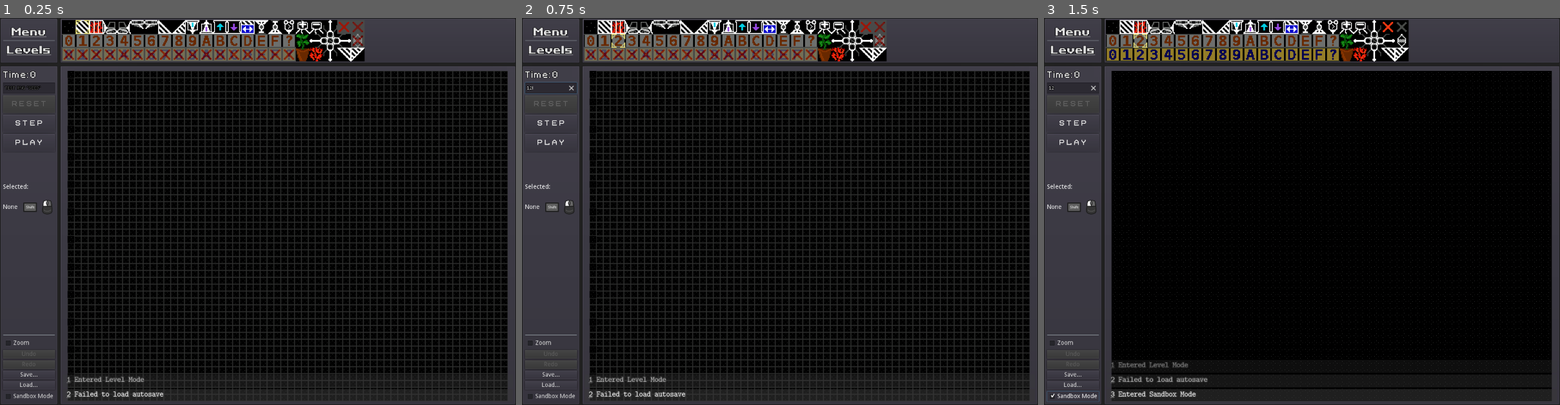
Above: before the commit, frames 1-3 (left to right).
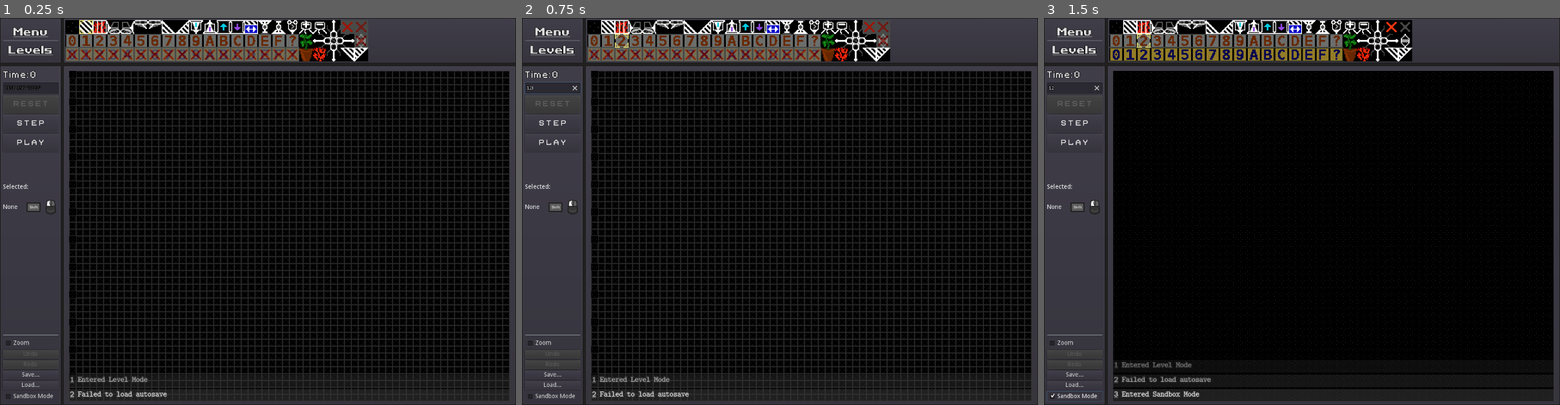
Above: after the commit, the same moments.

Repository: ColinYergin/Push-Factory
Game: Godot game, scene res://firstScene.tscn
Two runs of this game, one before a commit and one after it. Both use one fixed random seed, a clock stepped at 60 frames per second and the inputs below. This scene is started directly instead of the project's main scene.
Inputs (mouse positions are in pixels of both pictures, inside the frame that each line leads up to):
- Up to frame 1 (0.25 s): no input
- Up to frame 2 (0.75 s): click (552, 87) at 0.52 s; type "12" at 0.6 s
- Up to frame 3 (1.5 s): click "Sandbox Mode" at 1.25 s

The runs differ from the first frame. In frame 1, 21% of the frame differs, in the area x 1-99%, y 0-100%; in frame 2, 21%; in frame 3, 8.5%.

Commit message:
Move around some levels; adjust some styling

Diff:
--- a/firstScene.tscn
+++ b/firstScene.tscn
@@ -48,20 +48,20 @@
 script = ExtResource( 2 )
 
 [node name="PanelContainer" type="PanelContainer" parent="."]
-margin_right = 135.0
+margin_right = 143.0
 margin_bottom = 106.0
 
 [node name="VBoxContainer" type="VBoxContainer" parent="PanelContainer"]
 margin_left = 7.0
 margin_top = 17.0
-margin_right = 128.0
+margin_right = 136.0
 margin_bottom = 89.0
 size_flags_vertical = 4
 alignment = 1
 
 [node name="OpenMenuButton" type="LinkButton" parent="PanelContainer/VBoxContainer"]
-margin_left = 20.0
-margin_right = 101.0
+margin_left = 24.0
+margin_right = 105.0
 margin_bottom = 30.0
 focus_mode = 2
 size_flags_horizontal = 4
@@ -71,13 +71,13 @@
 
 [node name="HSeparator" type="HSeparator" parent="PanelContainer/VBoxContainer"]
 margin_top = 34.0
-margin_right = 121.0
+margin_right = 129.0
 margin_bottom = 38.0
 
 [node name="OpenLevelsButton" type="LinkButton" parent="PanelContainer/VBoxContainer"]
-margin_left = 9.0
+margin_left = 13.0
 margin_top = 42.0
-margin_right = 112.0
+margin_right = 116.0
 margin_bottom = 72.0
 focus_mode = 2
 size_flags_horizontal = 4
@@ -86,7 +86,7 @@
 text = "Levels"
 
 [node name="PanelContainer2" type="PanelContainer" parent="."]
-margin_left = 139.0
+margin_left = 147.0
 margin_right = 1200.0
 margin_bottom = 106.0
 rect_min_size = Vector2( 0, 106 )
@@ -116,17 +116,17 @@
 
 [node name="PanelContainer3" type="PanelContainer" parent="."]
 margin_top = 110.0
-margin_right = 135.0
+margin_right = 143.0
 margin_bottom = 900.0
 
 [node name="VBoxContainer" type="VBoxContainer" parent="PanelContainer3"]
 margin_left = 7.0
 margin_top = 7.0
-margin_right = 128.0
+margin_right = 136.0
 margin_bottom = 783.0
 
 [node name="TimeInfoLine" type="HBoxContainer" parent="PanelContainer3/VBoxContainer"]
-margin_right = 121.0
+margin_right = 129.0
 margin_bottom = 29.0
 rect_pivot_offset = Vector2( -1174, -68 )
 
@@ -165,7 +165,7 @@
 
 [node name="SeedLineEdit" type="LineEdit" parent="PanelContainer3/VBoxContainer"]
 margin_top = 33.0
-margin_right = 121.0
+margin_right = 129.0
 margin_bottom = 59.0
 size_flags_horizontal = 3
 custom_fonts/font = SubResource( 3 )
@@ -175,7 +175,7 @@
 
 [node name="ResetButton" type="Button" parent="PanelContainer3/VBoxContainer"]
 margin_top = 63.0
-margin_right = 121.0
+margin_right = 129.0
 margin_bottom = 104.0
 hint_tooltip = "[R]"
 custom_fonts/font = ExtResource( 8 )
@@ -184,7 +184,7 @@
 
 [node name="StepButton" type="Button" parent="PanelContainer3/VBoxContainer"]
 margin_top = 108.0
-margin_right = 121.0
+margin_right = 129.0
 margin_bottom = 149.0
 hint_tooltip = "[S]"
 custom_fonts/font = ExtResource( 8 )
@@ -192,7 +192,7 @@
 
 [node name="PlayCheckBox" type="Button" parent="PanelContainer3/VBoxContainer"]
 margin_top = 153.0
-margin_right = 121.0
+margin_right = 129.0
 margin_bottom = 194.0
 hint_tooltip = "[P]"
 custom_fonts/font = ExtResource( 8 )
@@ -232,13 +232,13 @@
 
 [node name="MarginContainer2" type="MarginContainer" parent="PanelContainer3/VBoxContainer"]
 margin_top = 198.0
-margin_right = 121.0
+margin_right = 129.0
 margin_bottom = 265.0
 size_flags_vertical = 3
 
 [node name="SelectionInfoLine" type="VBoxContainer" parent="PanelContainer3/VBoxContainer"]
 margin_top = 269.0
-margin_right = 121.0
+margin_right = 129.0
 margin_bottom = 341.0
 rect_min_size = Vector2( 0, 50 )
 rect_pivot_offset = Vector2( -1174, -68 )
@@ -246,14 +246,14 @@
 [Shift]+Right-Click to Clear"
 
 [node name="SelectionLabelLabel" type="Label" parent="PanelContainer3/VBoxContainer/SelectionInfoLine"]
-margin_right = 121.0
+margin_right = 129.0
 margin_bottom = 14.0
 text = "Selected:"
 align = 3
 
 [node name="SelectionLabel" type="Label" parent="PanelContainer3/VBoxContainer/SelectionInfoLine"]
 margin_top = 18.0
-margin_right = 121.0
+margin_right = 129.0
 margin_bottom = 32.0
 size_flags_horizontal = 3
 size_flags_vertical = 3
@@ -262,11 +262,11 @@
 
 [node name="NotSelectedLabel" type="HBoxContainer" parent="PanelContainer3/VBoxContainer/SelectionInfoLine"]
 margin_top = 36.0
-margin_right = 121.0
+margin_right = 129.0
 margin_bottom = 72.0
 
 [node name="NoneSelectedLabel" type="Label" parent="PanelContainer3/VBoxContainer/SelectionInfoLine/NotSelectedLabel"]
-margin_right = 41.0
+margin_right = 49.0
 margin_bottom = 36.0
 size_flags_horizontal = 3
 size_flags_vertical = 3
@@ -275,8 +275,8 @@
 autowrap = true
 
 [node name="ControllerTextureRect" type="TextureRect" parent="PanelContainer3/VBoxContainer/SelectionInfoLine/NotSelectedLabel"]
-margin_left = 45.0
-margin_right = 81.0
+margin_left = 53.0
+margin_right = 89.0
 margin_bottom = 36.0
 rect_min_size = Vector2( 36, 36 )
 size_flags_horizontal = 0
@@ -289,8 +289,8 @@
 max_width = 36
 
 [node name="ControllerTextureRect2" type="TextureRect" parent="PanelContainer3/VBoxContainer/SelectionInfoLine/NotSelectedLabel"]
-margin_left = 85.0
-margin_right = 121.0
+margin_left = 93.0
+margin_right = 129.0
 margin_bottom = 36.0
 rect_min_size = Vector2( 36, 36 )
 size_flags_horizontal = 0
@@ -473,7 +473,7 @@
 
 [node name="MarginContainer3" type="MarginContainer" parent="PanelContainer3/VBoxContainer"]
 margin_top = 345.0
-margin_right = 121.0
+margin_right = 129.0
 margin_bottom = 615.0
 size_flags_vertical = 3
 size_flags_stretch_ratio = 4.0
@@ -488,18 +488,18 @@
 
 [node name="HSeparator" type="HSeparator" parent="PanelContainer3/VBoxContainer"]
 margin_top = 619.0
-margin_right = 121.0
+margin_right = 129.0
 margin_bottom = 623.0
 
 [node name="ZoomCheckBox" type="CheckBox" parent="PanelContainer3/VBoxContainer"]
 margin_top = 627.0
-margin_right = 121.0
+margin_right = 129.0
 margin_bottom = 651.0
 text = "Zoom"
 
 [node name="UndoButton" type="Button" parent="PanelContainer3/VBoxContainer"]
 margin_top = 655.0
-margin_right = 121.0
+margin_right = 129.0
 margin_bottom = 675.0
 hint_tooltip = "[Ctrl]+[Z]"
 disabled = true
@@ -507,7 +507,7 @@
 
 [node name="RedoButton" type="Button" parent="PanelContainer3/VBoxContainer"]
 margin_top = 679.0
-margin_right = 121.0
+margin_right = 129.0
 margin_bottom = 699.0
 hint_tooltip = "[Ctrl]+[Y]
 [Ctrl]+[Shift]+[Z]"
@@ -515,13 +515,13 @@
 
 [node name="SaveButton" type="Button" parent="PanelContainer3/VBoxContainer"]
 margin_top = 703.0
-margin_right = 121.0
+margin_right = 129.0
 margin_bottom = 723.0
 text = "Save..."
 
 [node name="LoadButton" type="Button" parent="PanelContainer3/VBoxContainer"]
 margin_top = 727.0
-margin_right = 121.0
+margin_right = 129.0
 margin_bottom = 747.0
 text = "Load..."
 
@@ -543,9 +543,9 @@
 
 [node name="SandboxCheckBox" type="CheckBox" parent="PanelContainer3/VBoxContainer"]
 margin_top = 751.0
-margin_right = 121.0
+margin_right = 129.0
 margin_bottom = 775.0
-text = "Sandbox Mode"
+text = "Sandbox Mode  "
 
 [node name="SandboxConfirmationDialog" type="ConfirmationDialog" parent="PanelContainer3/VBoxContainer"]
 margin_right = 200.0
@@ -554,7 +554,7 @@
 dialog_autowrap = true
 
 [node name="PanelContainer4" type="PanelContainer" parent="."]
-margin_left = 139.0
+margin_left = 147.0
 margin_top = 110.0
 margin_right = 1200.0
 margin_bottom = 900.0
@@ -565,7 +565,7 @@
 [node name="ScrollContainer" type="ScrollContainer" parent="PanelContainer4"]
 margin_left = 7.0
 margin_top = 7.0
-margin_right = 1054.0
+margin_right = 1046.0
 margin_bottom = 783.0
 mouse_filter = 1
 
@@ -650,7 +650,7 @@
 [node name="UserLogVBox" type="VBoxContainer" parent="PanelContainer4"]
 margin_left = 7.0
 margin_top = 7.0
-margin_right = 1054.0
+margin_right = 1046.0
 margin_bottom = 783.0
 mouse_filter = 2
 theme = SubResource( 1 )
--- a/project.godot
+++ b/project.godot
@@ -275,7 +275,6 @@
 
 [rendering]
 
-quality/driver/driver_name="GLES2"
 vram_compression/import_etc=true
 vram_compression/import_etc2=false
 environment/default_clear_color=Color( 0.133333, 0.133333, 0.133333, 1 )
--- a/root.gd
+++ b/root.gd
@@ -155,6 +155,7 @@
 			can_mark_level_as_completed = false
 	if can_mark_level_as_completed:
 		$PanelContainer4/ScrollContainer/VBoxContainer/CampaignTitleRow/MarkCompletedButton.disabled = false;
+		$PanelContainer4/ScrollContainer.scroll_vertical = 0;
 
 	if $PanelContainer3/VBoxContainer/LoadFileDialog.visible:
 		return;
Not shown, added: Campaign/4-1-Maze.rlvl
Not shown, removed: Campaign/4-1-Spelunking.rlvl
Not shown, removed: Campaign/4-2-Maze.rlvl
Not shown, added: Campaign/4-2-Train-1.rlvl
Not shown, removed: Campaign/4-3-Train-1.rlvl
Not shown, added: Campaign/4-3-Train-2.rlvl
Not shown, removed: Campaign/4-4-Train-2.rlvl
Not shown, added: Campaign/4-4-Train-3.rlvl
Not shown, added: Campaign/4-5-Spelunking.rlvl
Not shown, removed: Campaign/4-5-Train-3.rlvl
Not shown, changed: Exports/html/Push-Factory.html
Not shown, changed: Exports/html/Push-Factory.pck
(and 2 more such lines)
